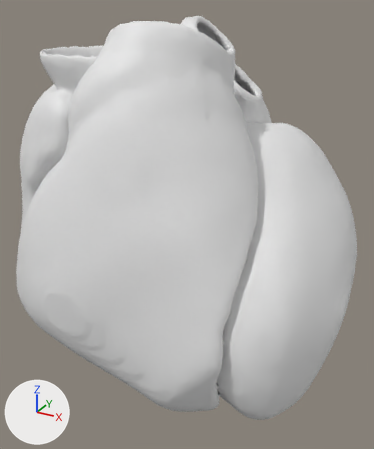
The glTF model public/models/template/rodero-01/heart-low.glb as it was, and as the next commit left it.
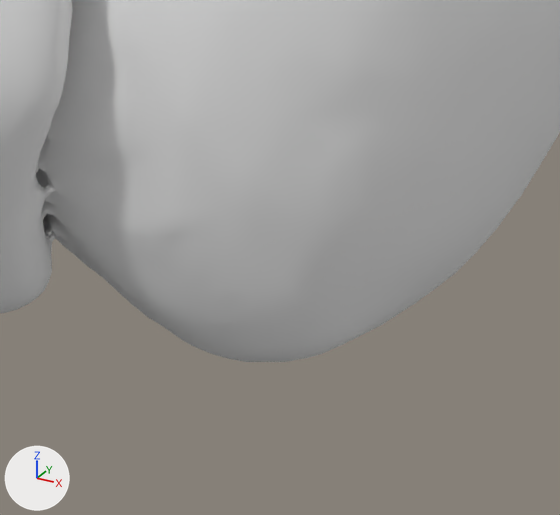
There are two pictures of each version: one whole from a camera (50 mm lens) standing at (9.18, -15.48, 6.82) and looking at (0.7, -0.06, -0.89), one close up on the part from 56% to 85% of the width and 78% to 100% of the height. Lighting does not change. The marker at lower left points along +X, +Y and +Z. The last two pictures show the newer version.

The scene before the commit, as lines of its bpy script (objects in view):
```python
me_heart_tissue = bpy.data.meshes.new('heart_tissue')
me_heart_tissue.from_pydata(...)  # 59584 vertices, 119996 faces; spans x -6.71..6.71, y -5.29..5.29, z -6.18..6.18
ob_heart_tissue = bpy.data.objects.new('heart_tissue', me_heart_tissue)
ob_heart_tissue.location = (0.0, 0.0, 0.0)
```
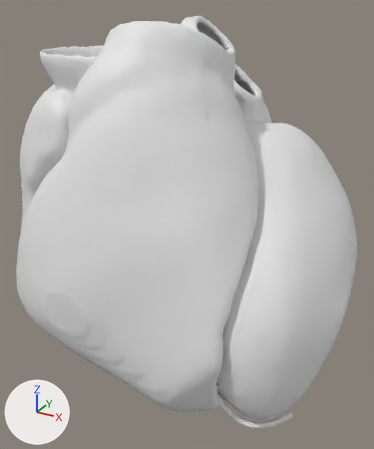
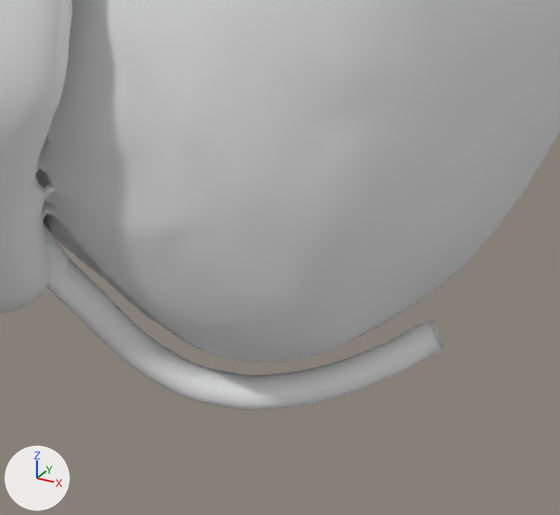
Boxes (x1, y1, x2, y2) around the edits, measured in the close-ups (560 x 515 px):
```json
{"object": "coronary_arteries", "change": "added", "after": [43, 224, 444, 411]}
```

The change, as JSON lines over the scene's bpy script:
```json
{"op": "add", "block": "me_coronary_arteries", "code": ["me_coronary_arteries = bpy.data.meshes.new('coronary_arteries')", "me_coronary_arteries.from_pydata(...)  # 3486 vertices, 6832 faces; spans x -1.47..5.97, y -3.83..3.92, z -5.93..3.86"]}
{"op": "add", "block": "ob_coronary_arteries", "code": ["ob_coronary_arteries = bpy.data.objects.new('coronary_arteries', me_coronary_arteries)", "ob_coronary_arteries.location = (0.0, 0.0, 0.0)"]}
```
